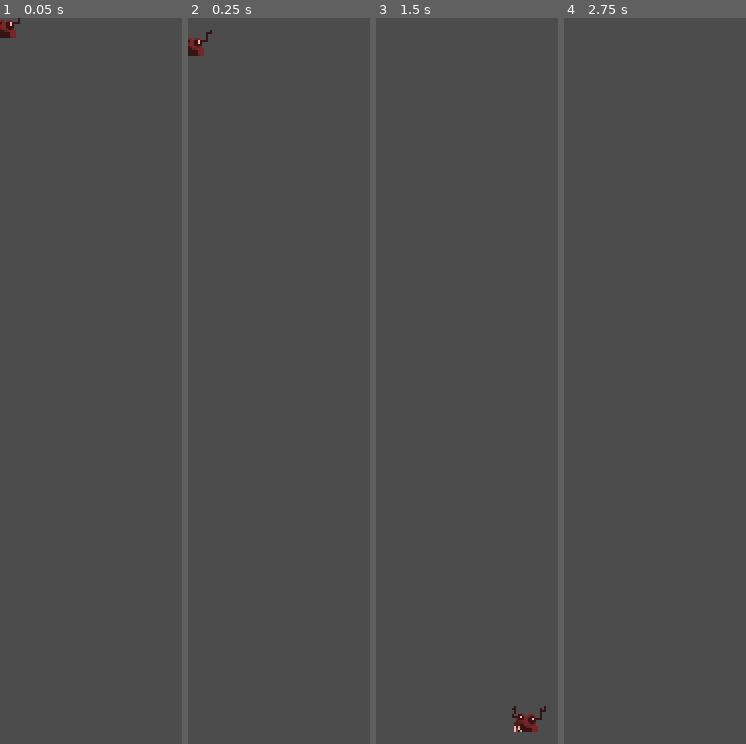
Above: before the commit, frames 1-4 (left to right).
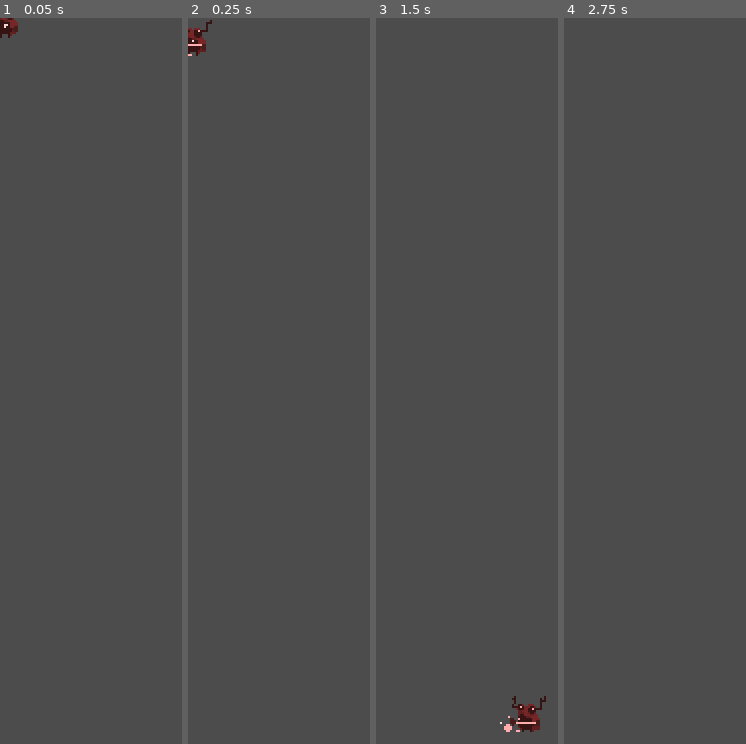
Above: after the commit, the same moments.

Repository: Sawardo/Mutacell-1
Game: Godot game, scene res://pj1.tscn
Same seed, same stepped clock (60 frames per second), same inputs: the game is played once before the commit and once after it. The project has no main scene, so this scene is started directly.
Inputs:
- Up to frame 1 (0.05 s): no input
- Up to frame 2 (0.25 s): no input
- Up to frame 3 (1.5 s): tap Enter at 0.5 s; hold Right (right) from 0.53 s (still down); tap Up (jump) at 0.6, 0.77, 1.07, 1.35 s
- Up to frame 4 (2.75 s): tap Up (jump) at 1.52, 1.82, 2.1 s; tap Space at 2 s; release Right (right) at 2.03 s; hold Left (left) from 2.03 s (still down)

The runs differ from the first frame. In frame 1, 0.2% of the frame differs, in the area x 0-11%, y 0-3%; in frame 2, 0.3%; in frame 3, 0.5%, in the area x 68-94%, y 93-99%; in frame 4, nothing differs.
Error before the commit: Invalid get index 'scale' (on base: 'null instance'). (res://scripts/pj1.gd:52)

Commit message:
Update pj1.tscn

Diff:
--- a/pj1.tscn
+++ b/pj1.tscn
@@ -8,7 +8,7 @@
 [sub_resource type="Animation" id=1]
 length = 0.001
 tracks/0/type = "value"
-tracks/0/path = NodePath("Sprite:texture")
+tracks/0/path = NodePath("Pivot/Sprite:texture")
 tracks/0/interp = 1
 tracks/0/loop_wrap = true
 tracks/0/imported = false
@@ -20,7 +20,7 @@
 "values": [ ExtResource( 1 ) ]
 }
 tracks/1/type = "value"
-tracks/1/path = NodePath("Sprite:frame")
+tracks/1/path = NodePath("Pivot/Sprite:frame")
 tracks/1/interp = 1
 tracks/1/loop_wrap = true
 tracks/1/imported = false
@@ -32,7 +32,7 @@
 "values": [ 0 ]
 }
 tracks/2/type = "value"
-tracks/2/path = NodePath("Sprite:vframes")
+tracks/2/path = NodePath("Pivot/Sprite:vframes")
 tracks/2/interp = 1
 tracks/2/loop_wrap = true
 tracks/2/imported = false
@@ -41,7 +41,7 @@
 "times": PoolRealArray( 0 ),
 "transitions": PoolRealArray( 1 ),
 "update": 0,
-"values": [ 8 ]
+"values": [ 5 ]
 }
 
 [sub_resource type="Animation" id=17]
@@ -49,7 +49,7 @@
 length = 0.42
 loop = true
 tracks/0/type = "value"
-tracks/0/path = NodePath("Sprite:texture")
+tracks/0/path = NodePath("Pivot/Sprite:texture")
 tracks/0/interp = 1
 tracks/0/loop_wrap = true
 tracks/0/imported = false
@@ -61,7 +61,7 @@
 "values": [ ExtResource( 4 ) ]
 }
 tracks/1/type = "value"
-tracks/1/path = NodePath("Sprite:vframes")
+tracks/1/path = NodePath("Pivot/Sprite:vframes")
 tracks/1/interp = 1
 tracks/1/loop_wrap = true
 tracks/1/imported = false
@@ -73,7 +73,7 @@
 "values": [ 4 ]
 }
 tracks/2/type = "value"
-tracks/2/path = NodePath("Sprite:frame")
+tracks/2/path = NodePath("Pivot/Sprite:frame")
 tracks/2/interp = 1
 tracks/2/loop_wrap = true
 tracks/2/imported = false
@@ -90,7 +90,7 @@
 length = 0.5
 loop = true
 tracks/0/type = "value"
-tracks/0/path = NodePath("Sprite:texture")
+tracks/0/path = NodePath("Pivot/Sprite:texture")
 tracks/0/interp = 1
 tracks/0/loop_wrap = true
 tracks/0/imported = false
@@ -102,7 +102,7 @@
 "values": [ ExtResource( 1 ) ]
 }
 tracks/1/type = "value"
-tracks/1/path = NodePath("Sprite:frame")
+tracks/1/path = NodePath("Pivot/Sprite:frame")
 tracks/1/interp = 1
 tracks/1/loop_wrap = true
 tracks/1/imported = false
@@ -114,7 +114,7 @@
 "values": [ 0, 1, 2, 3, 4 ]
 }
 tracks/2/type = "value"
-tracks/2/path = NodePath("Sprite:vframes")
+tracks/2/path = NodePath("Pivot/Sprite:vframes")
 tracks/2/interp = 1
 tracks/2/loop_wrap = true
 tracks/2/imported = false
@@ -131,7 +131,7 @@
 length = 0.42
 loop = true
 tracks/0/type = "value"
-tracks/0/path = NodePath("Sprite:texture")
+tracks/0/path = NodePath("Pivot/Sprite:texture")
 tracks/0/interp = 1
 tracks/0/loop_wrap = true
 tracks/0/imported = false
@@ -143,7 +143,7 @@
 "values": [ ExtResource( 4 ) ]
 }
 tracks/1/type = "value"
-tracks/1/path = NodePath("Sprite:vframes")
+tracks/1/path = NodePath("Pivot/Sprite:vframes")
 tracks/1/interp = 1
 tracks/1/loop_wrap = true
 tracks/1/imported = false
@@ -155,7 +155,7 @@
 "values": [ 4 ]
 }
 tracks/2/type = "value"
-tracks/2/path = NodePath("Sprite:frame")
+tracks/2/path = NodePath("Pivot/Sprite:frame")
 tracks/2/interp = 1
 tracks/2/loop_wrap = true
 tracks/2/imported = false
@@ -172,7 +172,7 @@
 length = 0.8
 loop = true
 tracks/0/type = "value"
-tracks/0/path = NodePath("Sprite:texture")
+tracks/0/path = NodePath("Pivot/Sprite:texture")
 tracks/0/interp = 1
 tracks/0/loop_wrap = true
 tracks/0/imported = false
@@ -184,7 +184,7 @@
 "values": [ ExtResource( 3 ) ]
 }
 tracks/1/type = "value"
-tracks/1/path = NodePath("Sprite:vframes")
+tracks/1/path = NodePath("Pivot/Sprite:vframes")
 tracks/1/interp = 1
 tracks/1/loop_wrap = true
 tracks/1/imported = false
@@ -196,7 +196,7 @@
 "values": [ 8 ]
 }
 tracks/2/type = "value"
-tracks/2/path = NodePath("Sprite:frame")
+tracks/2/path = NodePath("Pivot/Sprite:frame")
 tracks/2/interp = 1
 tracks/2/loop_wrap = true
 tracks/2/imported = false
@@ -208,6 +208,9 @@
 "values": [ 0, 1, 2, 3, 4, 5, 6, 5 ]
 }
 
+[sub_resource type="AnimationNodeAnimation" id=18]
+animation = "fall"
+
 [sub_resource type="AnimationNodeAnimation" id=6]
 animation = "idle"
 
@@ -229,14 +232,23 @@
 
 [sub_resource type="AnimationNodeStateMachineTransition" id=14]
 
+[sub_resource type="AnimationNodeStateMachineTransition" id=19]
+
+[sub_resource type="AnimationNodeStateMachineTransition" id=20]
+
+[sub_resource type="AnimationNodeStateMachineTransition" id=21]
+
 [sub_resource type="AnimationNodeStateMachine" id=15]
+states/fall/node = SubResource( 18 )
+states/fall/position = Vector2( 720.333, 179 )
 states/idle/node = SubResource( 6 )
-states/idle/position = Vector2( 424.333, 58.1111 )
+states/idle/position = Vector2( 475, 58.1111 )
 states/jump/node = SubResource( 7 )
-states/jump/position = Vector2( 528.333, 177.667 )
+states/jump/position = Vector2( 208.333, 163 )
 states/run/node = SubResource( 8 )
-states/run/position = Vector2( 635, 65.6667 )
-transitions = [ "idle", "jump", SubResource( 9 ), "jump", "i …(119 unchanged characters)… ( 13 ), "jump", "run", SubResource( 14 ) ]
+states/run/position = Vector2( 933.667, 41.6667 )
+transitions = [ "idle", "jump", SubResource( 9 ), "jump", "i …(119 unchanged characters)… ( 13 ), "jump", "run", SubResource( 14 ), "jump", "fall", SubResource( 19 ), "fall", "idle", SubResource( 20 ), "fall", "run", SubResource( 21 ) ]
+start_node = "idle"
 
 [sub_resource type="AnimationNodeStateMachinePlayback" id=16]
 
@@ -249,10 +261,6 @@
 __meta__ = {
 "_edit_group_": true
 }
-
-[node name="Sprite" type="Sprite" parent="."]
-texture = ExtResource( 1 )
-vframes = 8
 
 [node name="AnimationPlayer" type="AnimationPlayer" parent="."]
 anims/RESET = SubResource( 1 )
@@ -269,3 +277,9 @@
 [node name="CollisionShape2D" type="CollisionShape2D" parent="."]
 position = Vector2( 3, 3 )
 shape = SubResource( 3 )
+
+[node name="Pivot" type="Node2D" parent="."]
+
+[node name="Sprite" type="Sprite" parent="Pivot"]
+texture = ExtResource( 1 )
+vframes = 5
Not shown: 1 places in pj1.tscn that only renumber resources
